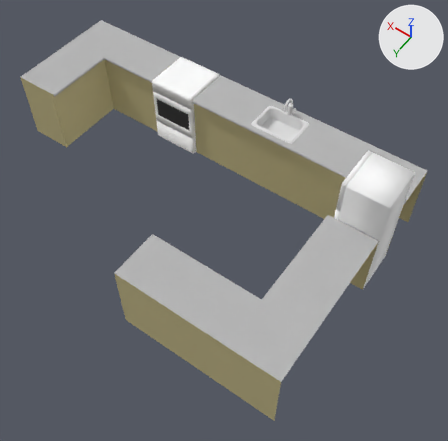
Renders of the Blender file Assets/Models/house[IMPORTER]/kitchen.blend from each side of a commit.
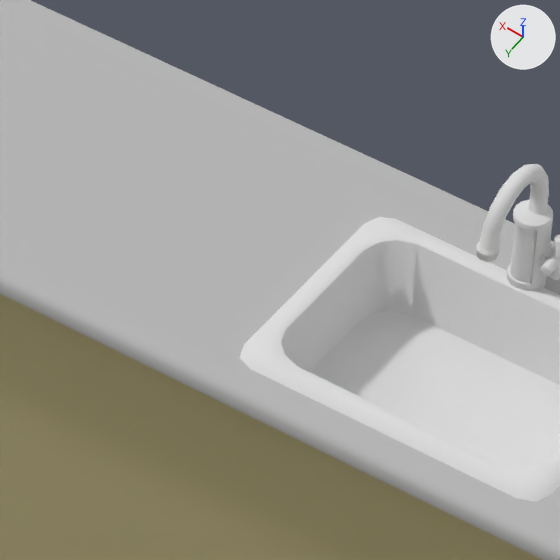
The first picture shows the older version from a 50 mm lens placed at (-5.74, 0.12, 5.88), pointed at (-3.24, -3.38, 0.37). The close-ups show both versions on the part from 49% to 66% of the width and 17% to 34% of the height of that picture; other places that the commit changed are outside them. The axes (+X, +Y, +Z) are drawn at upper right. The lights are the same throughout.

The first close-up shows 'counters', 'sink_faucet'.
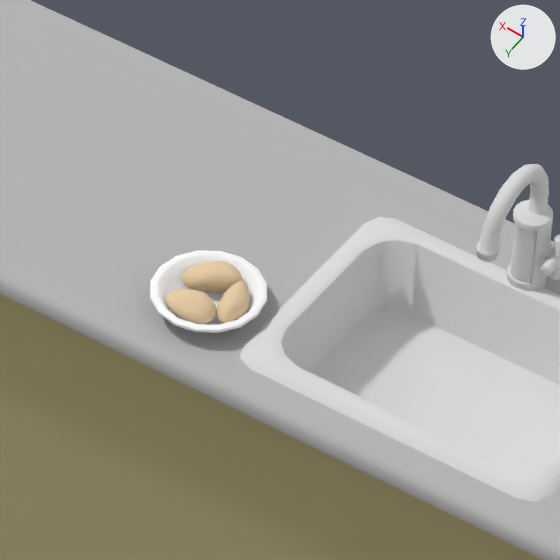
What differs and where, as boxes [x1, y1, x2, y2] in the close-ups (560 x 560 px):
'bowl', added: after [150, 250, 267, 333]
'Plane', added (beige): after [181, 261, 242, 293]
'Plane.002', added (beige): after [165, 289, 216, 324]
'Plane.001', added (beige): after [216, 281, 249, 323]

The change, as a list of edits to the scene's bpy script:
```text
Add mat_potato_material:
    mat_potato_material = diffuse_material('potato_material')
    mat_potato_material.base_color = (0.8, 0.608, 0.386)  # beige #e7cda7
Add mat_bowl_material:
    mat_bowl_material = diffuse_material('bowl_material')
    mat_bowl_material.base_color = (1.0, 1.0, 1.0)  # white #ffffff
Add me_potato_01:
    me_potato_01.from_pydata(...)  # 162 vertices, 320 faces; spans x -0.0431..0.0517, y -0.0243..0.0242, z -0.0239..0.0253
    me_potato_01.polygons.foreach_set('use_smooth', [True] * 320)
    me_potato_01.materials.append(mat_potato_material)  # beige #e7cda7
Add me_potato_02:
    me_potato_02.from_pydata(...)  # 162 vertices, 320 faces; spans x -0.0412..0.0423, y -0.0243..0.0217, z -0.0219..0.0222
    me_potato_02.polygons.foreach_set('use_smooth', [True] * 320)
    me_potato_02.materials.append(mat_potato_material)  # beige #e7cda7
Add me_potato_03:
    me_potato_03.from_pydata(...)  # 162 vertices, 320 faces; spans x -0.0446..0.0412, y -0.0303..0.0255, z -0.0256..0.0267
    me_potato_03.polygons.foreach_set('use_smooth', [True] * 320)
    me_potato_03.materials.append(mat_potato_material)  # beige #e7cda7
Add me_bowl:
    me_bowl.from_pydata(...)  # 226 vertices, 240 faces; spans x -0.092..0.092, y -0.092..0.092, z 0.0..0.037
    me_bowl.polygons.foreach_set('use_smooth', [True] * 240)
    me_bowl.materials.append(mat_bowl_material)  # white #ffffff
Add ob_plane:
    ob_plane = bpy.data.objects.new('Plane', me_potato_01)
    ob_plane.location = (-2.803, -4.475, 0.936)
    ob_plane.rotation_euler = (0.0, 0.0, 0.638)  # degrees (0, 0, 37)
Add ob_plane_001:
    ob_plane_001 = bpy.data.objects.new('Plane.001', me_potato_02)
    ob_plane_001.location = (-2.861, -4.443, 0.936)
    ob_plane_001.rotation_euler = (0.0, 0.0, -1.339)  # degrees (0, 0, -77)
Add ob_plane_002:
    ob_plane_002 = bpy.data.objects.new('Plane.002', me_potato_03)
    ob_plane_002.location = (-2.808, -4.399, 0.937)
    ob_plane_002.rotation_euler = (0.024, -0.162, 0.00334)  # degrees (1.4, -9.3, 0.2)
Add ob_bowl:
    ob_bowl = bpy.data.objects.new('bowl', me_bowl)
    ob_bowl.location = (-2.817, -4.438, 0.909)
```
